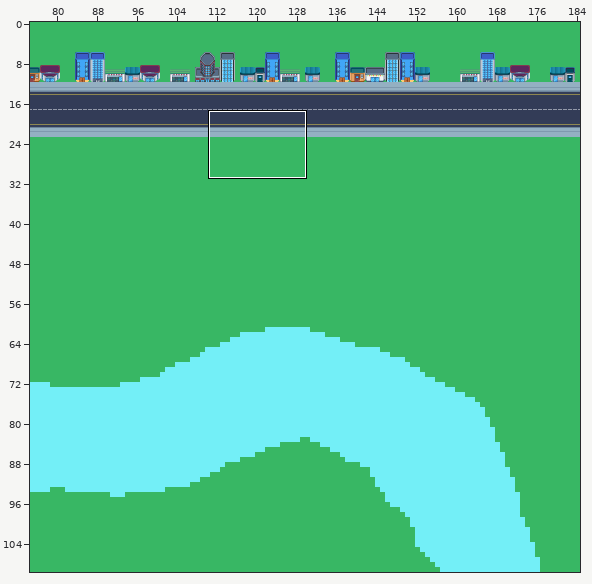
Tiled map -- assets/maps/mainMenuMap.tmx. The picture above shows the old version from afar; the outline marks the close-up.
Close-up. As it was:
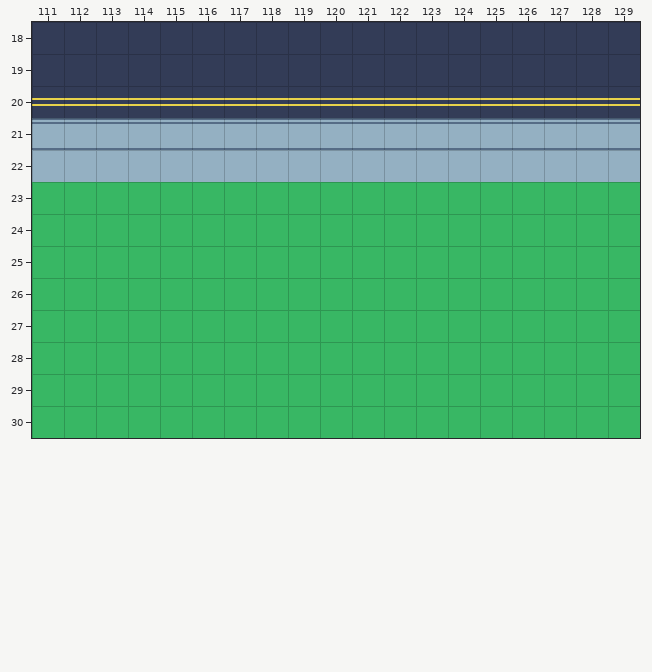
Cells are 16x16 px. Shown: x 111..129, y 18..30. The commit also changed other parts of the map, which this record leaves out.
The result:
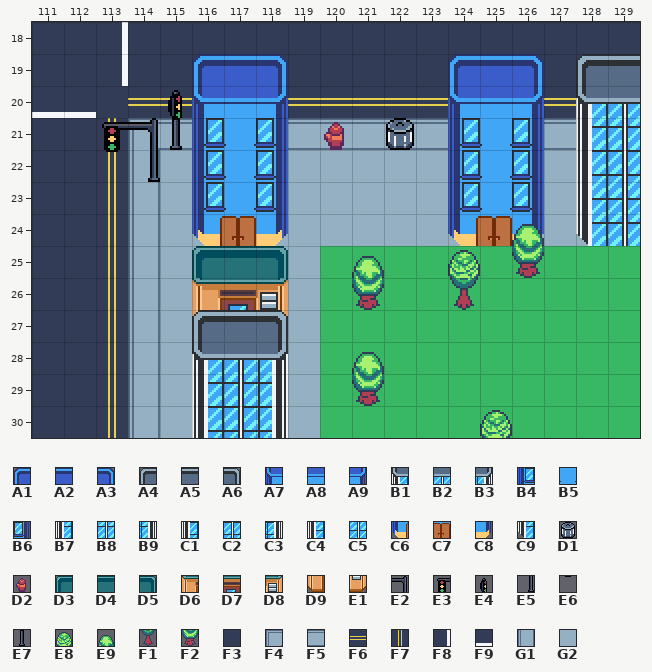
Key: from "citySpritesTileSet": A1 135, A2 136, A3 137, A4 140, A5 141, A6 142, A7 199, A8 200, A9 201, B1 204, B2 205, B3 206, B4 263, B5 264, B6 265, B7 268, B8 269, B9 270, C1 332, C2 333, C3 334, C4 396, C5 397, C6 455, C7 456, C8 457, C9 460, D1 665, D2 669, D3 722, D4 723, D5 724, D6 786, D7 787, D8 788, D9 850, E1 852, E2 1498 flipped left-right, E3 1499 flipped left-right, E4 1501, E5 1562 flipped left-right, E6 1563, E7 1565, E8 2072, E9 2074, F1 2136, F2 2138, F3 2435, F4 2445, F5 2449, F6 2563, F7 2563 turned 90, F8 2565, F9 2565 turned 90, G1 2573, G2 2581.
__ is an empty cell.
Tiles replaced or removed in this view: F3, F5, F6, G2.
Tiles of an added or newly shown layer are drawn over the layers below it.
The edit:
Changed rows in their new state; .. is an unchanged cell.
Layer "roads":
first column x 111:
18 .. .. F8 .. .. .. .. .. .. .. .. .. .. .. .. .. .. ..
19 .. .. F8 .. .. .. .. .. .. .. .. .. .. .. .. .. .. ..
20 F9 F9 F3 .. .. .. .. .. .. .. .. .. .. .. .. .. .. ..
21 F3 F3 F7 F4 .. .. .. .. .. .. .. .. .. .. .. .. .. ..
22 F3 F3 F7 G1 .. .. .. .. .. .. .. .. .. .. .. .. .. ..
23 F3 F3 F7 G1 G2 .. .. .. G2 G2 G2 G2 G2 .. .. .. G2 ..
24 F3 F3 F7 G1 G2 G2 .. G2 G2 G2 G2 G2 G2 G2 .. G2 G2 G2
25 F3 F3 F7 G1 G2 G2 .. G2 G2 .. .. .. .. .. .. .. .. ..
26 F3 F3 F7 G1 G2 .. .. .. G2 .. .. .. .. .. .. .. .. ..
27 F3 F3 F7 G1 G2 G2 .. G2 G2 .. .. .. .. .. .. .. .. ..
28 F3 F3 F7 G1 G2 .. .. .. G2 .. .. .. .. .. .. .. .. ..
29 F3 F3 F7 G1 G2 .. .. .. G2 .. .. .. .. .. .. .. .. ..
30 F3 F3 F7 G1 G2 .. .. .. G2 .. .. .. .. .. .. .. .. ..
Layer "backhouses":
first column x 116:
19 A1 A2 A3 .. .. .. .. .. A1 A2 A3 .. A4 A5
20 A7 A8 A9 .. .. .. .. .. A7 A8 A9 .. B1 B2
21 B4 B5 B6 .. .. .. .. .. B4 B5 B6 .. B7 B8
22 B4 B5 B6 .. .. .. .. .. B4 B5 B6 .. C1 C2
23 B4 B5 B6 .. .. .. .. .. B4 B5 B6 .. C4 C5
24 C6 C7 C8 .. .. .. .. .. C6 C7 C8 .. C9 B8
25 D3 D4 D5 .. .. .. .. .. .. .. .. .. .. ..
26 D6 D7 D8 .. .. .. .. .. .. .. .. .. .. ..
27 D9 .. E1 .. .. .. .. .. .. .. .. .. .. ..
Layer "houses":
first column x 116:
27 A4 A5 A6
28 B1 B2 B3
29 B7 B8 B9
30 C1 C2 C3
Layer "traffic" (added):
first column x 113:
20 .. .. E4 .. .. .. .. .. .. .. .. .. .. ..
21 E3 E2 E7 .. .. .. .. D2 .. D1 .. .. .. ..
22 E6 E5 .. .. .. .. .. .. .. .. .. .. .. ..
24 .. .. .. .. .. .. .. .. .. .. .. .. .. E9
25 .. .. .. .. .. .. .. .. E9 .. .. E8 .. F2
26 .. .. .. .. .. .. .. .. F2 .. .. F1 .. ..
28 .. .. .. .. .. .. .. .. E9 .. .. .. .. ..
29 .. .. .. .. .. .. .. .. F2 .. .. .. .. ..
30 .. .. .. .. .. .. .. .. .. .. .. .. E8 ..
